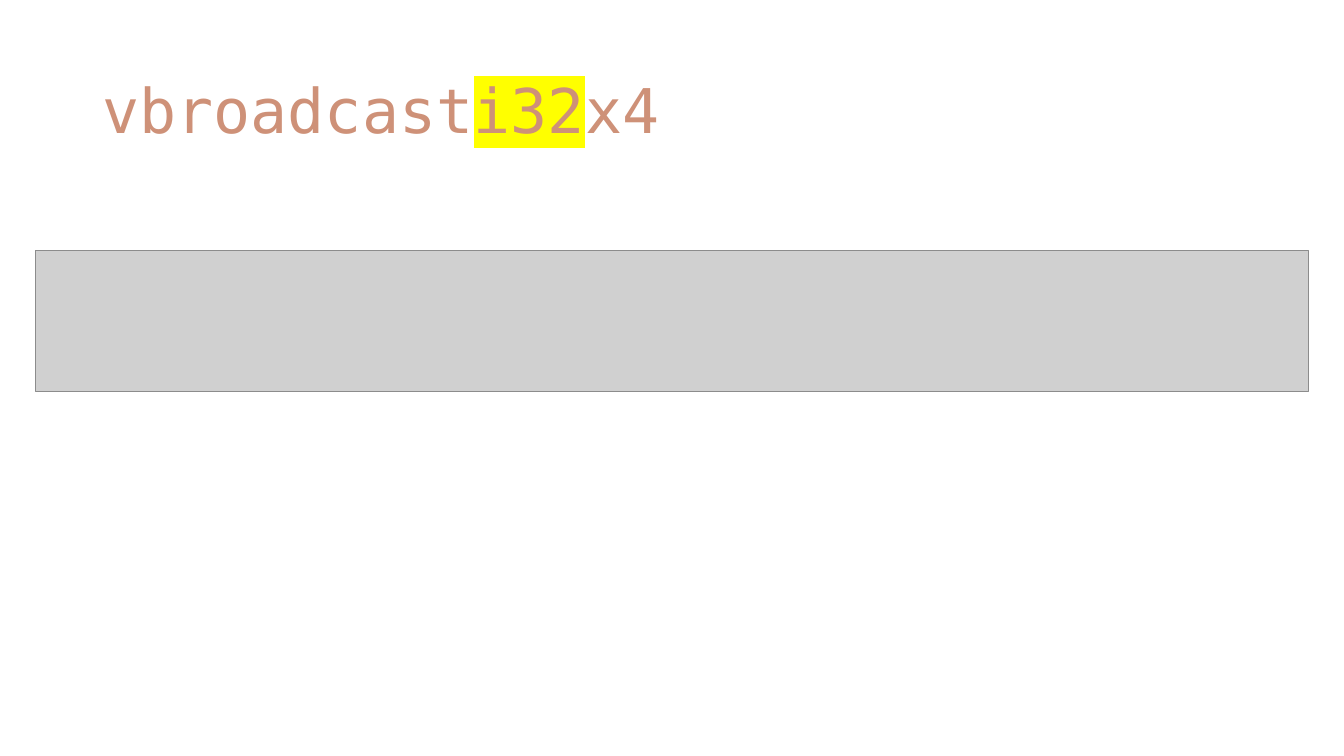
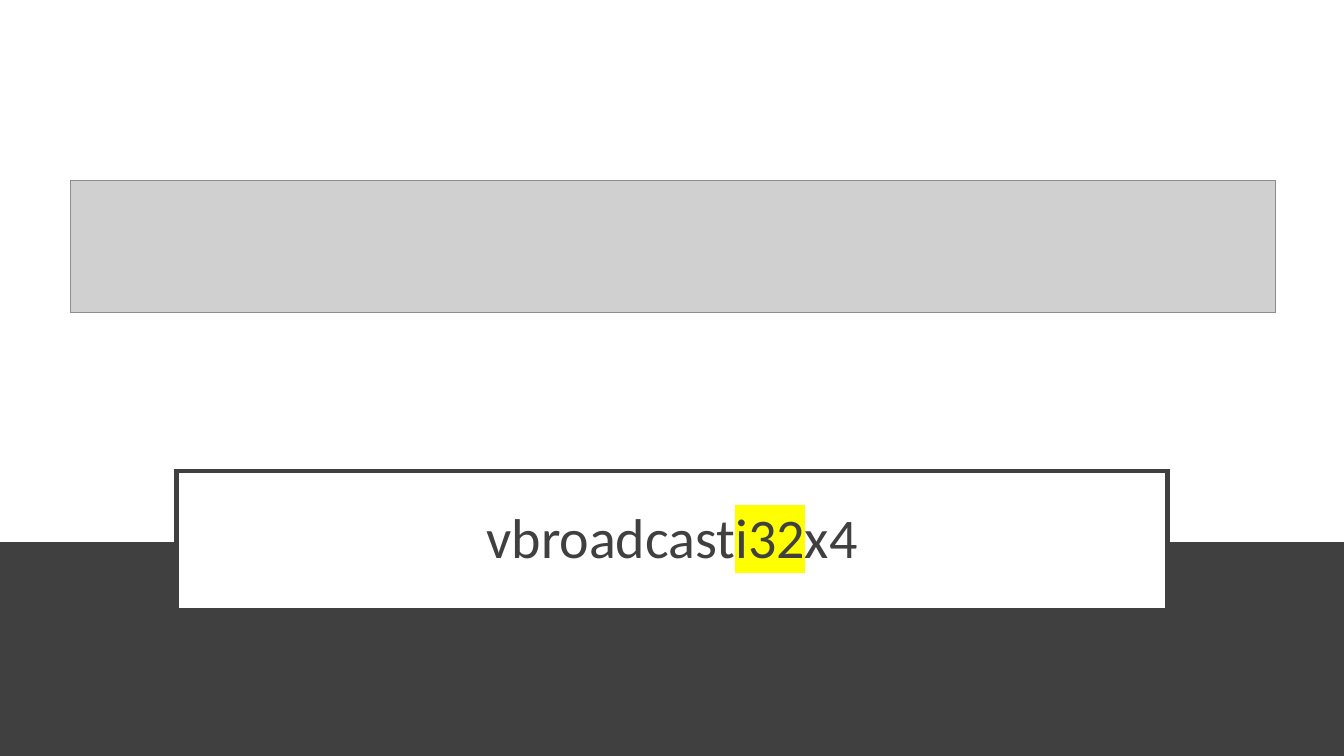
Before and after one commit to lucshi/Lecture_SIMD, a slide deck: slide 44 of lecture.pptx (slide 27 before the commit). Drawn at 1344x756 pixels with LibreOffice and Linux fonts; fonts in the diff are those of the drawing; grey boxes stand for pictures. Boxes give left, top, right and bottom in pixels: in the first picture for what was removed or moved away, otherwise in the second. Text is boxed around its words. In the diff, an @@ line names an element or a change of style, - is before the commit and + after.

```diff
--- a/lecture.pptx
+++ b/lecture.pptx
@@ picture: place and size @@
-picture at <box>35,250,1309,391</box>
+picture at <box>71,180,1275,313</box>
@@ title "vbroadcasti32x4": place and size @@
-title "vbroadcasti32x4" at <box>102,83,659,146</box>
+title "vbroadcasti32x4" at <box>176,471,1168,610</box>
@@ title "vbroadcasti32x4" at <box>176,471,1168,610</box>: size 44 to 40 pt, font DejaVu Sans Mono to Calibri, text colour #CE9178 to #404040; alignment left to centre; fill none to #FFFFFF; outline none to #404040 3 pt @@
@@ rectangle added at <box>0,542,1344,756</box>, fill #404040 @@
```
Also in this commit, not shown: 20 other slides changed, 18 slides added, 9 slides removed.
